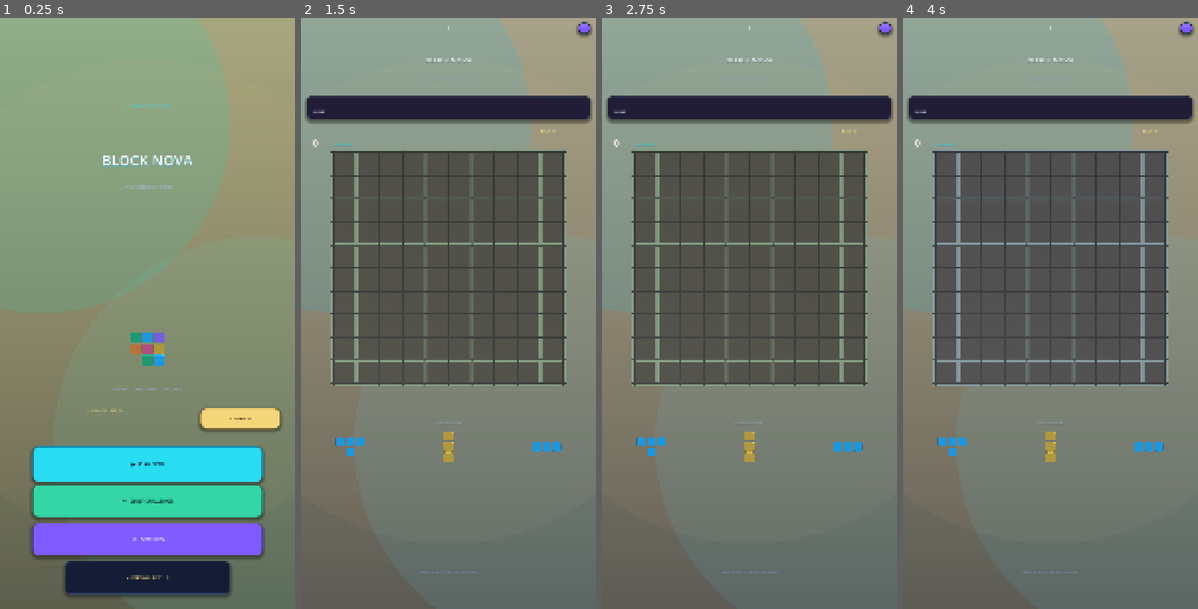
Above: before the commit, frames 1-4 (left to right).
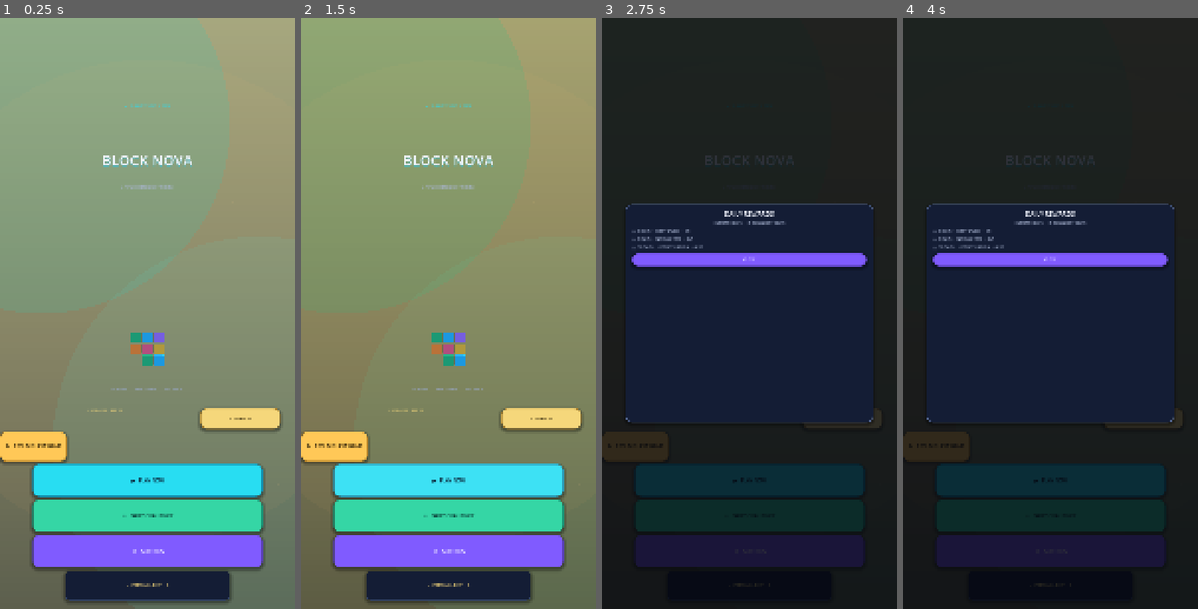
Above: after the commit, the same moments.

Repository: mahdialloui01-art/BlockNova
Game: Godot game, scene res://scenes/main.tscn
Same seed, same stepped clock (60 frames per second), same inputs: the game is played once before the commit and once after it.
Inputs (mouse positions are in pixels of both pictures, inside the frame that each line leads up to):
- Up to frame 1 (0.25 s): no input
- Up to frame 2 (1.5 s): click "▶ PLAY NOW" at 0.5 s; click (448, 478) at 1.25 s, where only the run after the commit has a clickable "▶ PLAY NOW"
- Up to frame 3 (2.75 s): click (843, 419) at 2 s, where only the run after the commit has a clickable "✦ REWARDS 0/3"
- Up to frame 4 (4 s): click (935, 443) at 2.75 s, where only the run after the commit has a clickable "↻ RESUME LAST GAME"; click (1050, 514) at 3.5 s, where only the run after the commit has a clickable "✦ DAILY CHALLENGE"

The runs differ from the first frame. In frame 1, 12% of the frame differs, in the area x 0-90%, y 70-99%; in frame 2, 80%; in frame 3, 96%; in frame 4, 96%, in the area x 0-100%, y 0-100%.
Error after the commit: Cannot call method 'call' on a null value. (res://scripts/main.gd:459)

Commit message:
Track persistent lifetime gameplay statistics

Diff:
--- a/scripts/main.gd
+++ b/scripts/main.gd
@@ -53,6 +53,14 @@
 var daily_streak := 0
 var daily_best_streak := 0
 var daily_last_completed_date := ""
+# Lifetime statistics are local to this installation and begin with this update.
+var lifetime_games_finished := 0
+var lifetime_pieces_placed := 0
+var lifetime_lines_cleared := 0
+var lifetime_total_score := 0
+var lifetime_best_combo := 0
+var run_placements := 0
+var _game_over_recorded := false
 var config: ConfigFile
 var game_rng := RandomNumberGenerator.new()
 var home_ui: CanvasLayer
@@ -439,10 +447,16 @@
 		daily_last_completed_date = ""
 	else:
 		daily_streak = _daily_streak_for_today(daily_streak, daily_last_completed_date, _current_date_key())
+	lifetime_games_finished = clampi(int(config.get_value("lifetime_stats", "games_finished", 0)), 0, 2000000000)
+	lifetime_pieces_placed = clampi(int(config.get_value("lifetime_stats", "pieces_placed", 0)), 0, 2000000000)
+	lifetime_lines_cleared = clampi(int(config.get_value("lifetime_stats", "lines_cleared", 0)), 0, 2000000000)
+	lifetime_total_score = clampi(int(config.get_value("lifetime_stats", "total_score", 0)), 0, 2000000000)
+	lifetime_best_combo = clampi(int(config.get_value("lifetime_stats", "best_combo", 0)), 0, 1000000)
 
 	if is_instance_valid(home_ui):
 		home_ui.set("best_score", best)
 		home_ui.call("set_daily_progress", daily_streak, daily_best_streak)
+	home_ui.call("set_lifetime_stats", lifetime_games_finished, lifetime_pieces_placed, lifetime_lines_cleared, lifetime_total_score, lifetime_best_combo)
 
 func _setup_home_ui() -> void:
 	var ui_script = load("res://scripts/home_screen.gd")
@@ -451,6 +465,7 @@
 	add_child(home_ui)
 	home_ui.set("best_score", best)
 	home_ui.call("set_daily_progress", daily_streak, daily_best_streak)
+	home_ui.call("set_lifetime_stats", lifetime_games_finished, lifetime_pieces_placed, lifetime_lines_cleared, lifetime_total_score, lifetime_best_combo)
 	home_ui.connect("play_requested", Callable(self, "_on_home_play"))
 	home_ui.connect("settings_requested", Callable(self, "_on_home_settings"))
 	home_ui.connect("daily_challenge_requested", Callable(self, "_on_home_daily_challenge"))
@@ -552,6 +567,7 @@
 	config.save("user://blocknova.cfg")
 	if is_instance_valid(home_ui):
 		home_ui.call("set_daily_progress", daily_streak, daily_best_streak)
+	home_ui.call("set_lifetime_stats", lifetime_games_finished, lifetime_pieces_placed, lifetime_lines_cleared, lifetime_total_score, lifetime_best_combo)
 
 func _restart_current_mode() -> void:
 	if daily_mode:
@@ -574,6 +590,25 @@
 	config.set_value("settings", "voice", voice_enabled)
 	config.set_value("settings", "vibration", vibration_enabled)
 	config.save("user://blocknova.cfg")
+
+func _save_lifetime_stats() -> void:
+	if config == null:
+		return
+	config.set_value("lifetime_stats", "games_finished", lifetime_games_finished)
+	config.set_value("lifetime_stats", "pieces_placed", lifetime_pieces_placed)
+	config.set_value("lifetime_stats", "lines_cleared", lifetime_lines_cleared)
+	config.set_value("lifetime_stats", "total_score", lifetime_total_score)
+	config.set_value("lifetime_stats", "best_combo", lifetime_best_combo)
+	config.save("user://blocknova.cfg")
+	if is_instance_valid(home_ui):
+		home_ui.call("set_lifetime_stats", lifetime_games_finished, lifetime_pieces_placed, lifetime_lines_cleared, lifetime_total_score, lifetime_best_combo)
+
+func _record_game_finished() -> void:
+	if not game_over or _game_over_recorded or run_placements <= 0:
+		return
+	_game_over_recorded = true
+	lifetime_games_finished += 1
+	_save_lifetime_stats()
 
 func _current_date_key() -> String:
 	var date := Time.get_date_dict_from_system()
@@ -659,6 +694,7 @@
 	config.set_value("session", "score", score)
 	config.set_value("session", "combo_streak", combo_streak)
 	config.set_value("session", "combo_missed_placements", combo_missed_placements)
+	config.set_value("session", "run_placements", run_placements)
 	config.set_value("session", "daily_mode", daily_mode)
 	config.set_value("session", "daily_date_key", daily_date_key)
 	config.set_value("session", "daily_best", daily_best)
@@ -698,6 +734,8 @@
 	score = maxi(0, int(config.get_value("session", "score", 0)))
 	combo_streak = maxi(0, int(config.get_value("session", "combo_streak", 0)))
 	combo_missed_placements = clampi(int(config.get_value("session", "combo_missed_placements", 0)), 0, 2)
+	run_placements = clampi(int(config.get_value("session", "run_placements", 0)), 0, 1000000)
+	_game_over_recorded = false
 	daily_mode = restored_daily_mode
 	daily_date_key = restored_date
 	daily_best = maxi(0, int(config.get_value("session", "daily_best", 0)))
@@ -749,6 +787,8 @@
 	score = 0
 	combo_streak = 0
 	combo_missed_placements = 0
+	run_placements = 0
+	_game_over_recorded = false
 	placement_note_index = 0
 	selected = -1
 	dragging = false
@@ -1169,6 +1209,7 @@
 		if piece_colors[selected].is_equal_approx(COLORS[i]):
 			color_index = i
 			break
+	var score_before := score
 	for c in shape:
 		var target_y: int = at.y + c.y
 		var target_x: int = at.x + c.x
@@ -1198,6 +1239,12 @@
 		_update_combo_streak(0)
 		combo_popup_time = 0.0
 		_trigger_haptic(22, 0.30)
+	run_placements += 1
+	lifetime_pieces_placed += 1
+	lifetime_lines_cleared += cleared
+	lifetime_total_score += maxi(score - score_before, 0)
+	lifetime_best_combo = maxi(lifetime_best_combo, combo_streak)
+	_save_lifetime_stats()
 	if score>best:
 		best=score
 		_save_settings()
@@ -1215,6 +1262,7 @@
 		_play_voice_cue("game_over")
 		_trigger_haptic(72, 0.56)
 	if game_over:
+		_record_game_finished()
 		_record_daily_completion()
 		_clear_saved_session()
 	else:
